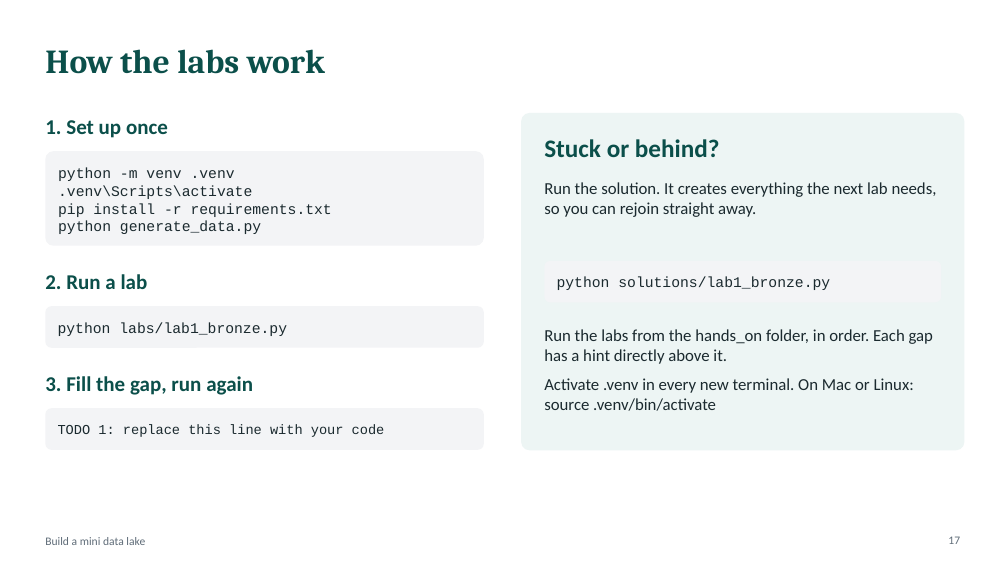
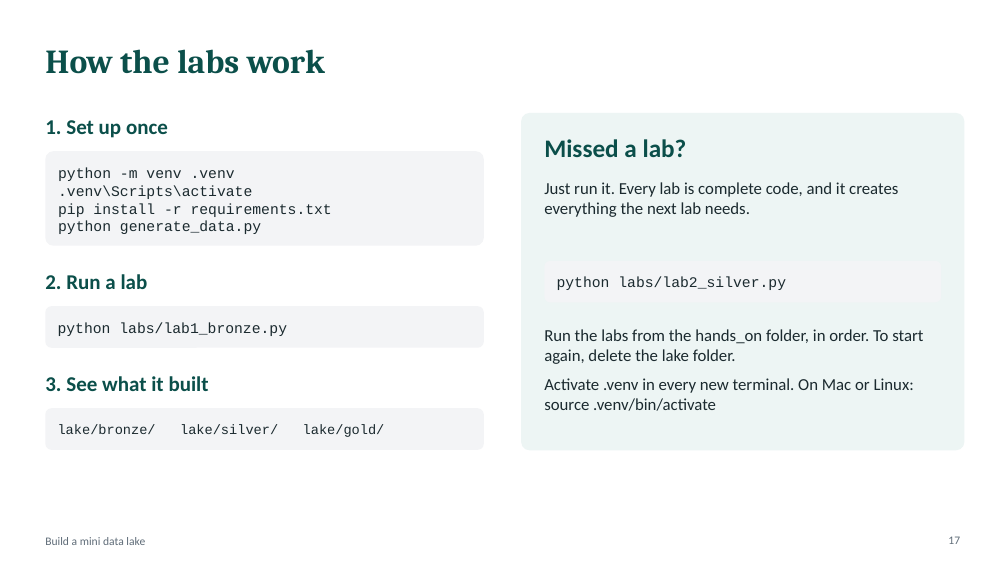
Before and after one commit to atulkahatecdac/datalake, a slide deck: slide 17 of Data_Engineering_Session.pptx. Drawn at 1008x567 pixels with LibreOffice and Linux fonts; fonts in the diff are those of the drawing. Boxes give left, top, right and bottom in pixels: in the first picture for what was removed or moved away, otherwise in the second. Text is boxed around its words. In the diff, an @@ line names an element or a change of style, - is before the commit and + after.

```diff
--- a/Data_Engineering_Session.pptx
+++ b/Data_Engineering_Session.pptx
@@ text at [544, 139, 687, 157]: text changed @@
-Stuck or behind?
+Missed a lab?
@@ text at [544, 182, 898, 217]: text changed @@
-Run the solution. It creates everything the next lab needs, so you can rejoin straight away.
+Just run it. Every lab is complete code, and it creates everything the next lab needs.
@@ text at [557, 277, 786, 290]: text changed @@
-python solutions/lab1_bronze.py
+python labs/lab2_silver.py
@@ text at [544, 329, 923, 364]: text changed @@
-Run the labs from the hands_on folder, in order. Each gap has a hint directly above it.
+Run the labs from the hands_on folder, in order. To start again, delete the lake folder.
@@ text at [45, 376, 209, 391]: text changed @@
-3. Fill the gap, run again
+3. See what it built
@@ text in rounded rectangle at [58, 424, 385, 437]: text changed @@
-TODO 1: replace this line with your code
+lake/bronze/ lake/silver/ lake/gold/
```
Also in this commit, not shown: 5 other slides changed, 7 slides added, 16 slides removed, 15 other files.
